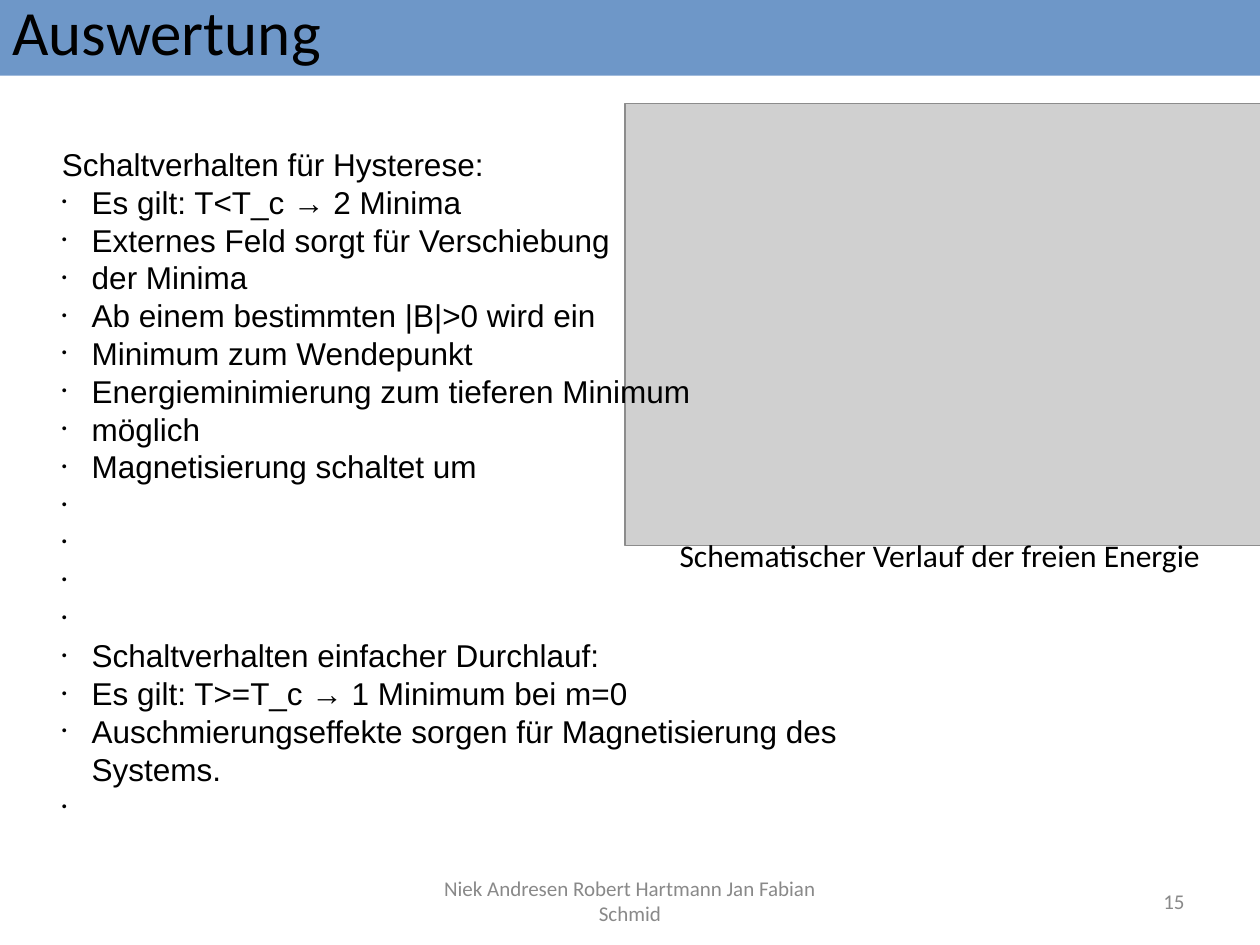
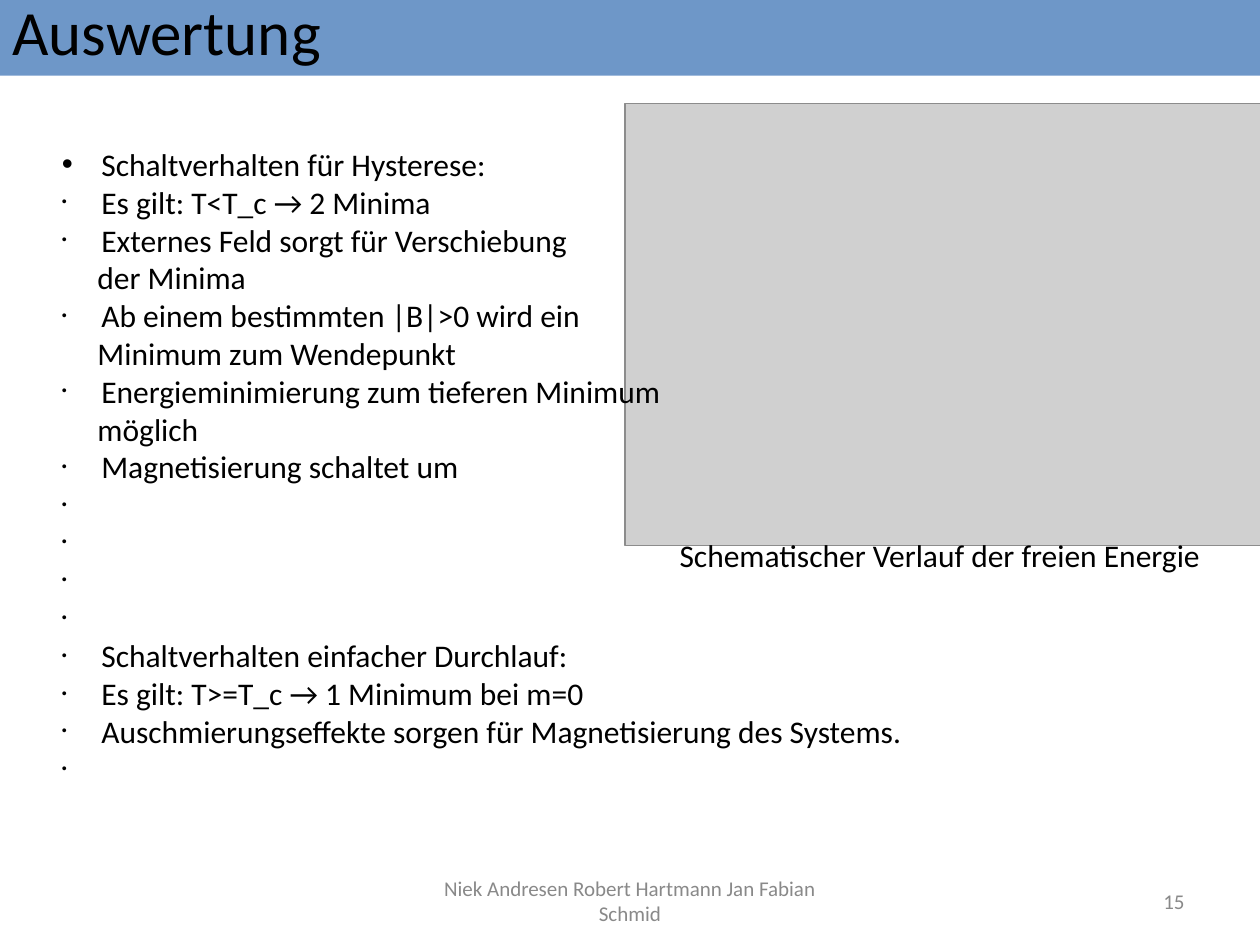
Before and after one commit to Fabse92/ising, a slide deck: slide 15 of Ausarbeitung/Phasenübergange des Ising Modells.odp. Drawn at 1260x945 pixels with LibreOffice and Linux fonts; fonts in the diff are those of the drawing; grey boxes stand for pictures. Boxes give left, top, right and bottom in pixels: in the first picture for what was removed or moved away, otherwise in the second. Text is boxed around its words. In the diff, an @@ line names an element or a change of style, - is before the commit and + after.

```diff
--- a/Ausarbeitung/Phasenübergange des Ising Modells.odp
+++ b/Ausarbeitung/Phasenübergange des Ising Modells.odp
@@ text "Schaltverhalten für Hysterese:" at box(97, 154, 901, 749): font Arial to Calibri; bullet none to •; indent changed; bullet • to none @@
```
Also in this commit, not shown: 13 other slides changed, 2 other files.
